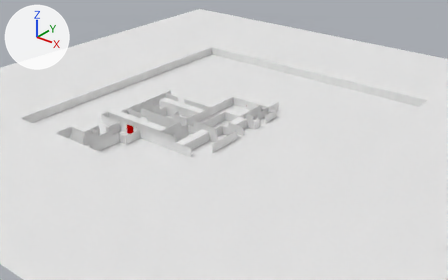
The Blender file bgmc16minosaur/Assets/Blends/Level1.blend, before and after one commit.
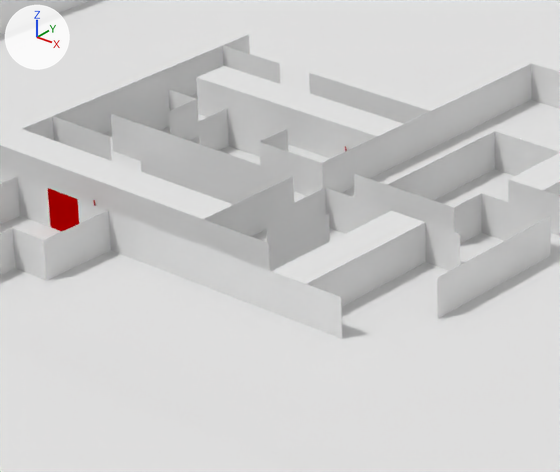
Old and new are each drawn whole from a 50 mm camera at (156.0, -199.7, 111.5) aimed at (0.9, -5.9, -8.7) and again close up on the part from 26% to 53% of the width and 30% to 67% of the height. Arrows for +X, +Y and +Z are at upper left; the lights stay in place.

Before the edit, the objects in view are built like this:
```python
me_roof1 = bpy.data.meshes.new('Roof1')
me_roof1.from_pydata([(0.0, 1.0, 0.0), (2.0, 1.0, 0.0), (0.0, -1.0, 0.0), (2.0, -1.0, 0.0), (-2.0, 1.0, 0.0), (-2.0, -1.0, 0.0)], [], [(2, 3, 1, 0), (2, 0, 4, 5)])
me_roof1.materials.append(mat_bricks)  # its picture is missing
me_wall1 = bpy.data.meshes.new('Wall1')
me_wall1.from_pydata([(0.0, -2.0, 2.0), (0.0, -2.0, 0.0), (0.0, 2.0, 2.0), (0.0, 2.0, 0.0), (0.0, 0.0, 2.0), (0.0, 0.0, 0.0)], [], [(4, 5, 3, 2), (0, 1, 5, 4)])
me_wall1.materials.append(mat_bricks)  # its picture is missing
ob_roof16 = bpy.data.objects.new('Roof16', me_roof1)
ob_roof16.location = (-16.0, -2.0, 4.0)
ob_roof16.rotation_euler = (0.0, 0.0, 6.283)  # degrees (0, 0, 360)
ob_roof16.scale = (2.0, 2.0, 2.0)
ob_wall11 = bpy.data.objects.new('Wall11', me_wall1)
ob_wall11.location = (0.0, -16.0, 0.0)
ob_wall11.scale = (2.0, 2.0, 2.0)
ob_wall17 = bpy.data.objects.new('Wall17', me_wall1)
ob_wall17.location = (0.0, -24.0, 0.0)
ob_wall17.rotation_euler = (0.0, 0.0, 1.571)  # degrees (0, 0, 90)
ob_wall17.scale = (2.0, 2.0, 2.0)
# also in view: 'Wall76' at (16.0, -20.0, 2.0); 'Wall9' at (0.0, -8.0, 2.0); 'Wall72.004' at (-20.0, -52.0, 2.0); 'Wall79' at (8.0, -36.0, 2.0); 'Wall73' at (-28.0, -40.0, 2.0)
```
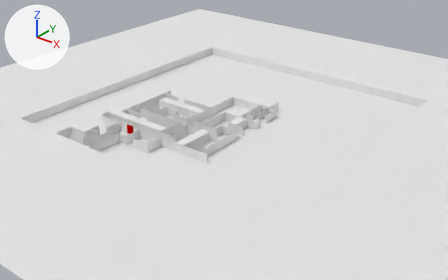
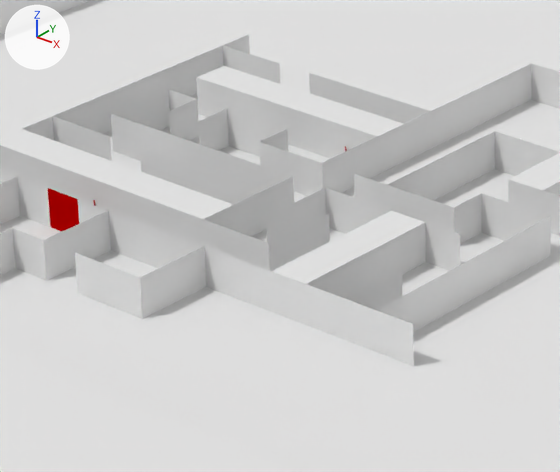
Where the change shows, as pixel boxes (x1, y1, x2, y2) in the close-ups (560 x 472 px):
'Wall77.002', added
    after: (341, 297, 414, 366)
'Wall72.012', added
    after: (140, 247, 206, 319)
'Wall72.011', added
    after: (75, 253, 142, 319)
'Wall77.001', added
    after: (377, 278, 438, 332)
'Wall77.003', added
    after: (342, 265, 402, 310)

The change, as a list of edits to the scene's bpy script:
```text
Add ob_wall72_011:
    ob_wall72_011 = bpy.data.objects.new('Wall72.011', me_wall1)
    ob_wall72_011.location = (-8.0, -48.0, 0.0)
    ob_wall72_011.rotation_euler = (0.0, 0.0, 4.712)  # degrees (0, 0, 270)
    ob_wall72_011.scale = (2.0, 2.0, 2.0)
Add ob_wall72_012:
    ob_wall72_012 = bpy.data.objects.new('Wall72.012', me_wall1)
    ob_wall72_012.location = (-4.0, -44.0, 0.0)
    ob_wall72_012.rotation_euler = (0.0, 0.0, 6.283)  # degrees (0, 0, 360)
    ob_wall72_012.scale = (2.0, 2.0, 2.0)
Add ob_wall77_001:
    ob_wall77_001 = bpy.data.objects.new('Wall77.001', me_wall1)
    ob_wall77_001.location = (16.0, -36.0, 0.0)
    ob_wall77_001.rotation_euler = (0.0, 0.0, 3.142)  # degrees (0, 0, 180)
    ob_wall77_001.scale = (2.0, 2.0, 2.0)
Add ob_wall77_002:
    ob_wall77_002 = bpy.data.objects.new('Wall77.002', me_wall1)
    ob_wall77_002.location = (16.0, -40.0, 0.0)
    ob_wall77_002.rotation_euler = (0.0, 0.0, 4.712)  # degrees (0, 0, 270)
    ob_wall77_002.scale = (2.0, 2.0, 2.0)
Add ob_wall77_003:
    ob_wall77_003 = bpy.data.objects.new('Wall77.003', me_wall1)
    ob_wall77_003.location = (12.0, -36.0, 0.0)
    ob_wall77_003.rotation_euler = (0.0, 0.0, 3.142)  # degrees (0, 0, 180)
    ob_wall77_003.scale = (2.0, 2.0, 2.0)
```
